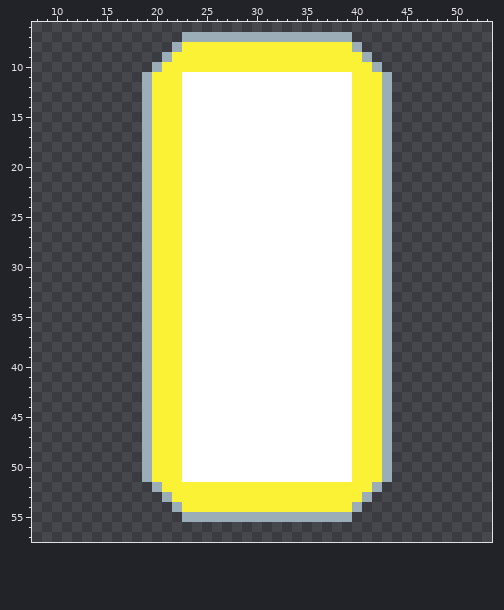
Edited in one commit: pixel-art sprite (Sprites/Items/Bullet.png). The first picture shows the starting point.
The file is 64x64 pixels. Shown: x 8..53, y 6..57.
After the commit:
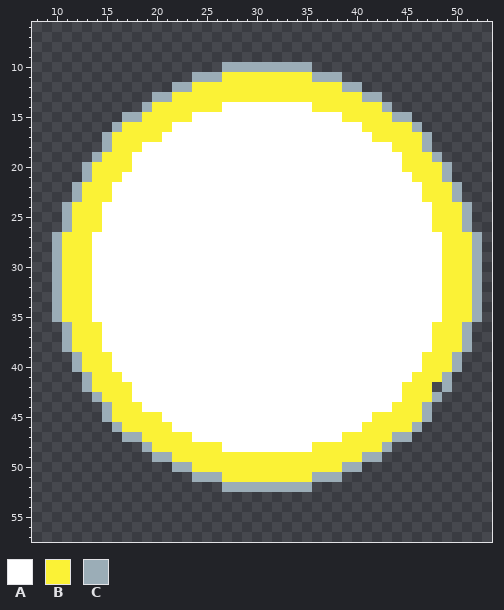
Palette (. is transparent): A #ffffff  B #fbf236  C #9badb7
Edits made:
Changed rows in their new state; - is an unchanged pixel.
first column x 10:
 7 -------------.................-------------
 8 ------------...................------------
 9 -----------.....................-----------
10 ----------.......CCCCCCCCC.......----------
11 ---------.....CCCBBBBBBBBBCCC.....---------
12 ---------...CCBBBBBBBBBBBBBBBCC...---------
13 ---------.CC-BBBBBBBBBBBBBBBBB-CC.---------
14 -------------BBBB---------BBBB-------------
15 -------CCB---B---------------B---BCC-------
16 ------CBBB--A-----------------A--BBBC------
17 -----CBBBB-AA-----------------AA-BBBBC-----
18 -----CBBBAAAA-----------------AAAABBBC-----
19 ----CBBBAAAAA-----------------AAAAABBBC----
20 ---CBBBBAAAAA-----------------AAAAABBBBC---
21 ---CBBBAAAAAA-----------------AAAAAABBBC---
22 --CBBBAAAAAAA-----------------AAAAAAABBBC--
23 --CBBBAAAAAAA-----------------AAAAAAABBBC--
24 -CBBBAAAAAAAA-----------------AAAAAAAABBBC-
25 -CBBBAAAAAAAA-----------------AAAAAAAABBBC-
26 -CBBBAAAAAAAA-----------------AAAAAAAABBBC-
27 CBBBAAAAAAAAA-----------------AAAAAAAAABBBC
28 CBBBAAAAAAAAA-----------------AAAAAAAAABBBC
29 CBBBAAAAAAAAA-----------------AAAAAAAAABBBC
30 CBBBAAAAAAAAA-----------------AAAAAAAAABBBC
31 CBBBAAAAAAAAA-----------------AAAAAAAAABBBC
32 CBBBAAAAAAAAA-----------------AAAAAAAAABBBC
33 CBBBAAAAAAAAA-----------------AAAAAAAAABBBC
34 CBBBAAAAAAAAA-----------------AAAAAAAAABBBC
35 CBBBAAAAAAAAA-----------------AAAAAAAAABBBC
36 -CBBBAAAAAAAA-----------------AAAAAAAABBBC-
37 -CBBBAAAAAAAA-----------------AAAAAAAABBBC-
38 -CBBBAAAAAAAA-----------------AAAAAAAABBBC-
39 --CBBBAAAAAAA-----------------AAAAAAABBBC--
40 --CBBBAAAAAAA-----------------AAAAAAABBBC--
41 ---CBBBAAAAAA-----------------AAAAAABBBC---
42 ---CBBBBAAAAA-----------------AAAAABBB-C---
43 ----CBBBAAAAA-----------------AAAAABBBC----
44 -----CBBBAAAA-----------------AAAABBBC-----
45 -----CBBBB-AA-----------------AA-BBBBC-----
46 ------CBBB--A-----------------A--BBBC------
47 -------CCB---B---------------B---BCC-------
48 -------------BBBB---------BBBB-------------
49 ---------.CC-BBBBBBBBBBBBBBBBB-CC.---------
50 ---------...CCBBBBBBBBBBBBBBBCC...---------
51 ---------.....CCCBBBBBBBBBCCC.....---------
52 ----------.......CCCCCCCCC.......----------
53 -----------.....................-----------
54 ------------...................------------
55 -------------.................-------------
